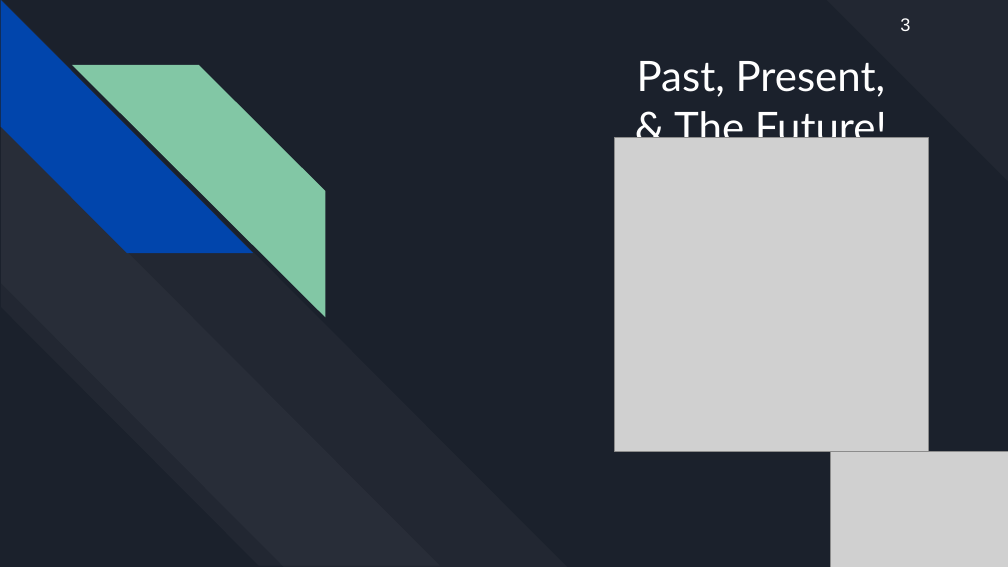
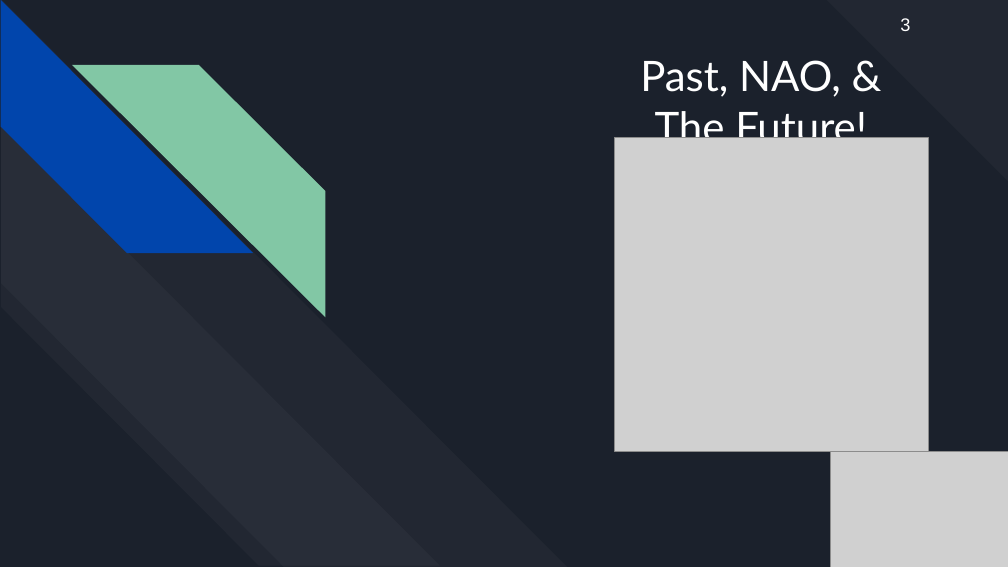
Before and after one commit to haileydhanens/CWU_AriGato, a slide deck: slide 4 of Documentation/AriGato Presentation #2 (1_31_2019).pptx. Drawn at 1008x567 pixels with LibreOffice and Linux fonts; fonts in the diff are those of the drawing; grey boxes stand for pictures. Boxes give left, top, right and bottom in pixels: in the first picture for what was removed or moved away, otherwise in the second. Text is boxed around its words. In the diff, an @@ line names an element or a change of style, - is before the commit and + after.

```diff
--- a/Documentation/AriGato Presentation #2 (1_31_2019).pptx
+++ b/Documentation/AriGato Presentation #2 (1_31_2019).pptx
@@ subtitle at (640, 60, 867, 150): text changed @@
-Past, Present, & The Future!
+Past, NAO, & The Future!
```
Also in this commit, not shown: 10 other slides changed, 4 slides added, 2 slides removed, 1 other file.
